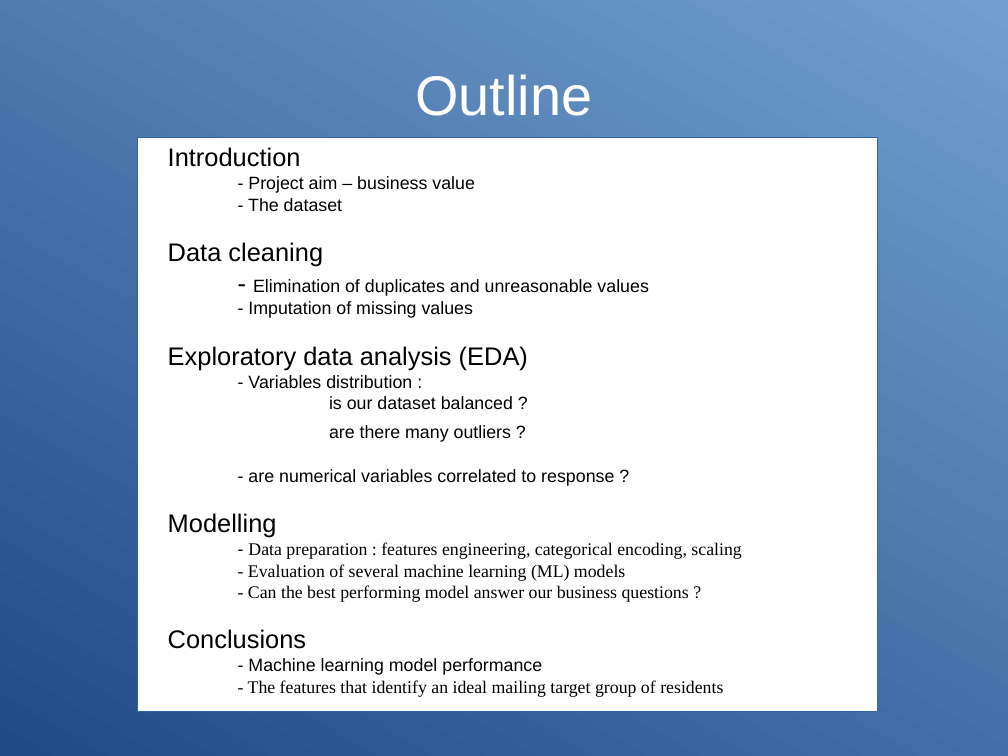
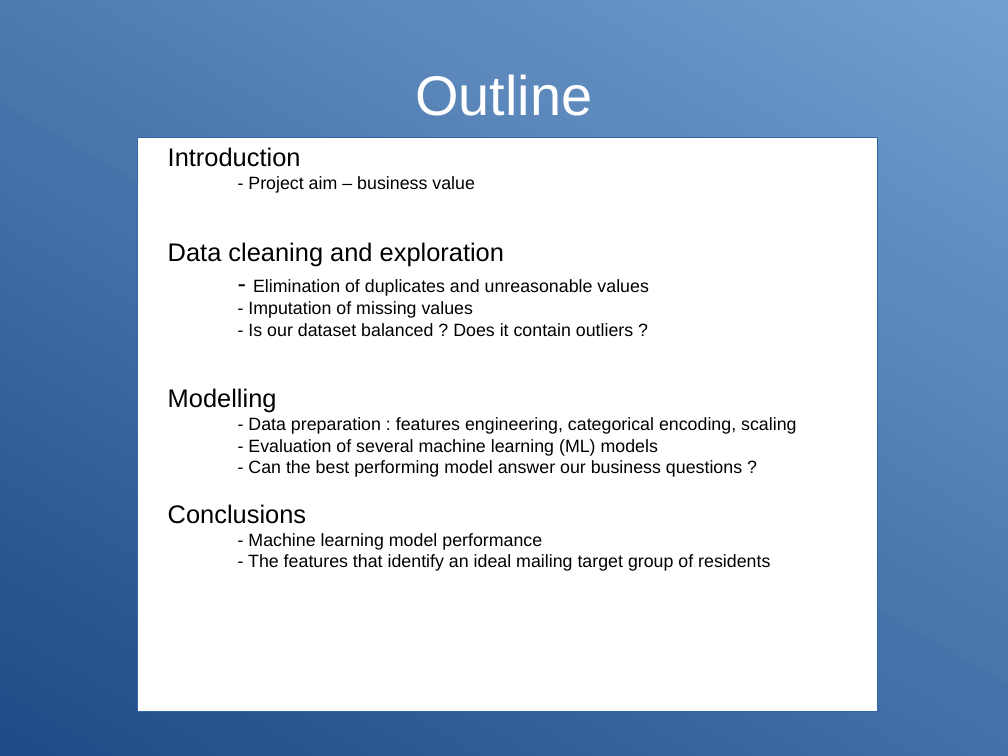
Before and after one commit to opsabarsec/mailings_response_prediction, a slide deck: slide 2 of documents/presentation.odp. Drawn at 1008x756 pixels with LibreOffice and Linux fonts; fonts in the diff are those of the drawing. Boxes give left, top, right and bottom in pixels: in the first picture for what was removed or moved away, otherwise in the second. Text is boxed around its words. In the diff, an @@ line names an element or a change of style, - is before the commit and + after.

Commit message:
complete presentation

```diff
--- a/documents/presentation.odp
+++ b/documents/presentation.odp
@@ text in rectangle at (168, 242, 504, 267): text changed @@
-- The dataset
-● Data cleaning
+● Data cleaning and exploration
@@ text in rectangle at (248, 323, 633, 336): text changed @@
-● Exploratory data analysis (EDA)
-- Variables distribution :
-is our dataset balanced ?
-are there many outliers ?
-- are numerical variables correlated to response ?
+- Is our dataset balanced ? Does it contain outliers ?
@@ text in rectangle at (248, 417, 796, 571): font Times New Roman to Arial in "Data preparation : features engineering, categorical encodin ...", "- Evaluation of several machine learning (ML) ...", "- Can the best performing model answer ...", "- The features that identify an ideal ..." @@
```
Also in this commit, not shown: 4 other slides changed, 16 slides added, 12 slides removed, 9 other files.
